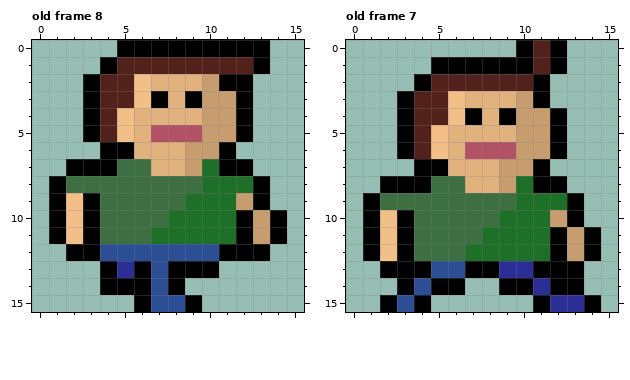
Pixel-art file: assets/in_progress_sprites/mc_temp_full.aseprite. The first picture shows the starting point.
16x16 pixels, 8 frames. Colours within 5 levels of each other are drawn and written as one. Shown: old frame 8, old frame 7. The commit also changed other frames, which this record leaves out.
Once edited:
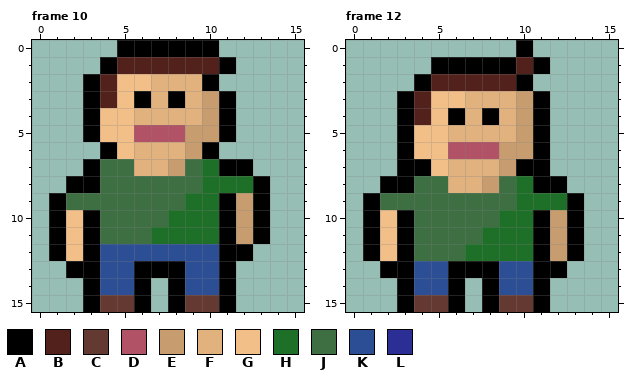
Palette (. is transparent): A #000000  B #52211c  C #643931  D #b25266  E #c79d6f  F #e2b27e  G #f2bf88  H #1e7028  J #3d6f43  K #2b4e95  L #2b2e95
A new or re-ordered frame is compared with the old frame closest to it.
From old to new:
frames 8 -> 12
layer "Layer 1" removed
Changed rows in their new state; - is an unchanged pixel.
Frame 10 is new; against old frame 8:
first column x 1:
 0 ----------...-
 1 ----------A..-
 2 ----G----A..--
 3 ----GAFAF-A.--
 4 ---G------A.--
 5 ---G-D--E-A.--
 6 ----G----A.---
 7 -.-J-F-EJ-----
 8 .AA-----------
 9 -JJ-------A---
10 ----------AEA.
11 ----------AEA.
12 AG----------.-
13 -AAKK-A-KKA---
14 --AKK-.-KKA---
15 --ACC-.ACCA---
Frame 12 is new; against old frame 7:
first column x 2:
 0 ---------..--
 1 --------BA.--
 2 --------A.---
 3 ---G---------
 4 ---GAFAF-A.--
 5 --G------A.--
 6 --G-D--E-A.--
 7 -A-G----A----
 8 --J-F-EJ-----
10 ---------A---
11 ---------AEA.
12 ---------AEA.
13 --K-A--KK--.-
14 ---K--AKKA..-
15 .ACCA-ACC-...
Pixel boxes of the changes (left, top, right, bottom) in both pictures:
changed: (49, 40, 287, 312)
changed: (380, 40, 601, 312)
